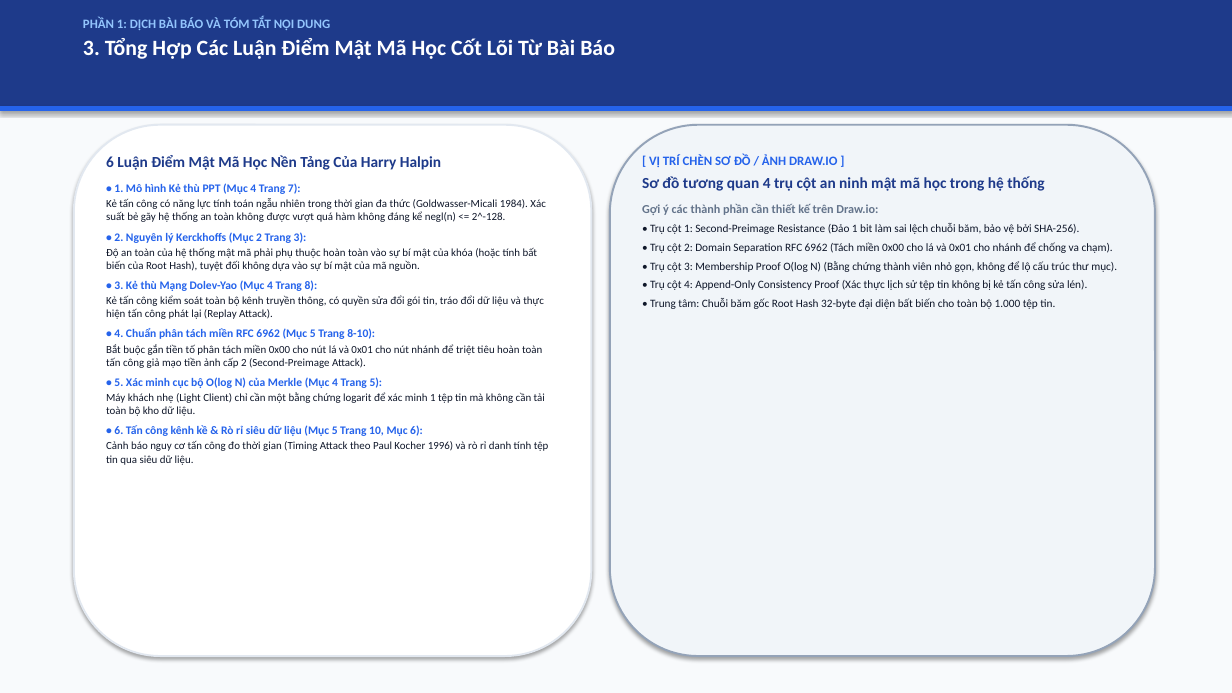
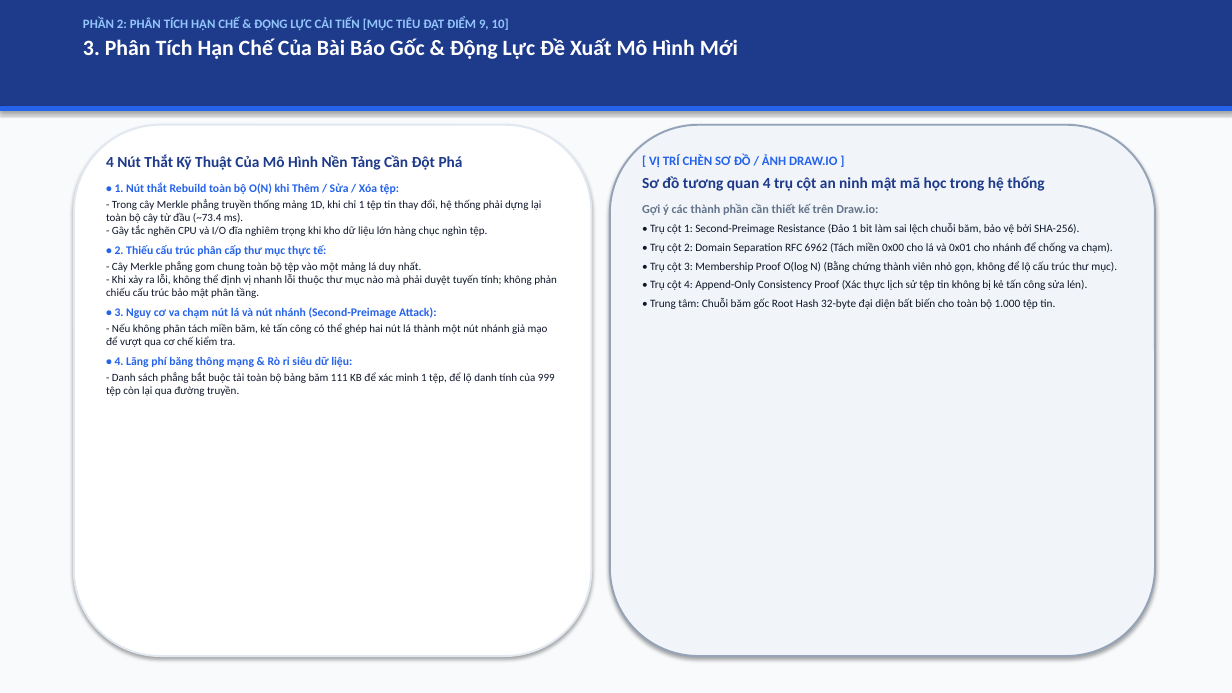
Before and after one commit to kietvo5924/ATBMHTTT_DT005_FileIntegrity, a slide deck: slide 4 of docs/Bao_Cao_Giua_Ky_DT05.pptx. Drawn at 1232x693 pixels with LibreOffice and Linux fonts; fonts in the diff are those of the drawing. Boxes give left, top, right and bottom in pixels: in the first picture for what was removed or moved away, otherwise in the second. Text is boxed around its words. In the diff, an @@ line names an element or a change of style, - is before the commit and + after.

```diff
--- a/docs/Bao_Cao_Giua_Ky_DT05.pptx
+++ b/docs/Bao_Cao_Giua_Ky_DT05.pptx
@@ text at [83,17,738,59]: text changed; size 17 to 10 pt; text colour #FFFFFF to #93C5FD @@
-PHẦN 1: DỊCH BÀI BÁO VÀ TÓM TẮT NỘI DUNG
-3. Tổng Hợp Các Luận Điểm Mật Mã Học Cốt Lõi Từ Bài Báo
+PHẦN 2: PHÂN TÍCH HẠN CHẾ & ĐỘNG LỰC CẢI TIẾN [MỤC TIÊU ĐẠT ĐIỂM 9, 10]
+3. Phân Tích Hạn Chế Của Bài Báo Gốc & Động Lực Đề Xuất Mô Hình Mới
@@ text at [106,154,557,396]: text changed; size 8.5 to 8.6 pt @@
-6 Luận Điểm Mật Mã Học Nền Tảng Của Harry Halpin
-• 1. Mô hình Kẻ thù PPT (Mục 4 Trang 7):
-Kẻ tấn công có năng lực tính toán ngẫu nhiên trong thời gian đa thức (Goldwasser-Micali 1984). Xác suất bẻ gãy hệ thống an toàn không được vượt quá hàm không đáng kể negl(n) <= 2^-128.
-• 2. Nguyên lý Kerckhoffs (Mục 2 Trang 3):
-Độ an toàn của hệ thống mật mã phải phụ thuộc hoàn toàn vào sự bí mật của khóa (hoặc tính bất biến của Root Hash), tuyệt đối không dựa vào sự bí mật của mã nguồn.
-• 3. Kẻ thù Mạng Dolev-Yao (Mục 4 Trang 8):
-Kẻ tấn công kiểm soát toàn bộ kênh truyền thông, có quyền sửa đổi gói tin, tráo đổi dữ liệu và thực hiện tấn công phát lại (Replay Attack).
-• 4. Chuẩn phân tách miền RFC 6962 (Mục 5 Trang 8-10):
-Bắt buộc gắn tiền tố phân tách miền 0x00 cho nút lá và 0x01 cho nút nhánh để triệt tiêu hoàn toàn tấn công giả mạo tiền ảnh cấp 2 (Second-Preimage Attack).
-• 5. Xác minh cục bộ O(log N) của Merkle (Mục 4 Trang 5):
-Máy khách nhẹ (Light Client) chỉ cần một bằng chứng logarit để xác minh 1 tệp tin mà không cần tải toàn bộ kho dữ liệu.
-• 6. Tấn công kênh kề & Rò rỉ siêu dữ liệu (Mục 5 Trang 10, Mục 6):
-Cảnh báo nguy cơ tấn công đo thời gian (Timing Attack theo Paul Kocher 1996) và rò rỉ danh tính tệp tin qua siêu dữ liệu.
+4 Nút Thắt Kỹ Thuật Của Mô Hình Nền Tảng Cần Đột Phá
+• 1. Nút thắt Rebuild toàn bộ O(N) khi Thêm / Sửa / Xóa tệp:
+- Trong cây Merkle phẳng truyền thống mảng 1D, khi chỉ 1 tệp tin thay đổi, hệ thống phải dựng lại toàn bộ cây từ đầu (~73.4 ms).
+- Gây tắc nghẽn CPU và I/O đĩa nghiêm trọng khi kho dữ liệu lớn hàng chục nghìn tệp.
+• 2. Thiếu cấu trúc phân cấp thư mục thực tế:
+- Cây Merkle phẳng gom chung toàn bộ tệp vào một mảng lá duy nhất.
+- Khi xảy ra lỗi, không thể định vị nhanh lỗi thuộc thư mục nào mà phải duyệt tuyến tính; không phản chiếu cấu trúc bảo mật phân tầng.
+• 3. Nguy cơ va chạm nút lá và nút nhánh (Second-Preimage Attack):
+- Nếu không phân tách miền băm, kẻ tấn công có thể ghép hai nút lá thành một nút nhánh giả mạo để vượt qua cơ chế kiểm tra.
+• 4. Lãng phí băng thông mạng & Rò rỉ siêu dữ liệu:
+- Danh sách phẳng bắt buộc tải toàn bộ bảng băm 111 KB để xác minh 1 tệp, để lộ danh tính của 999 tệp còn lại qua đường truyền.
```
Also in this commit, not shown: 13 other slides changed, 4 slides added, 4 slides removed, 6 other files.
